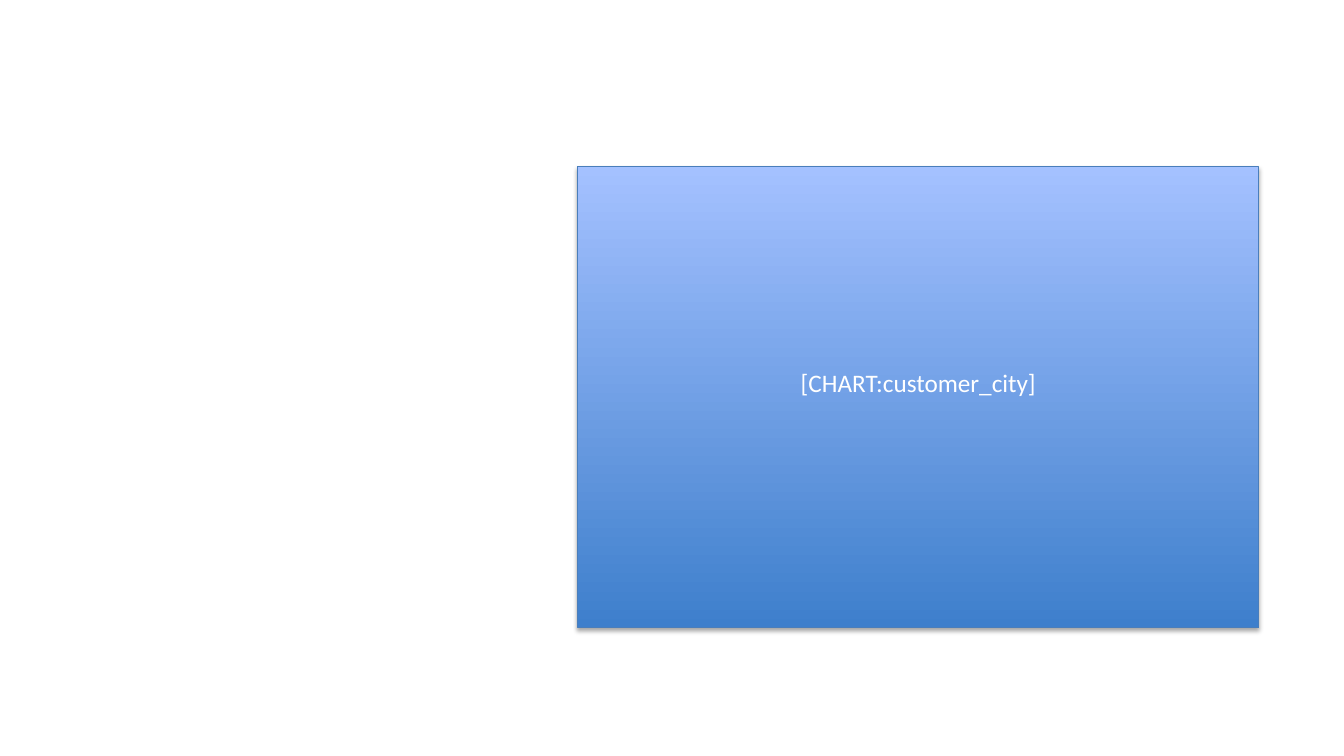
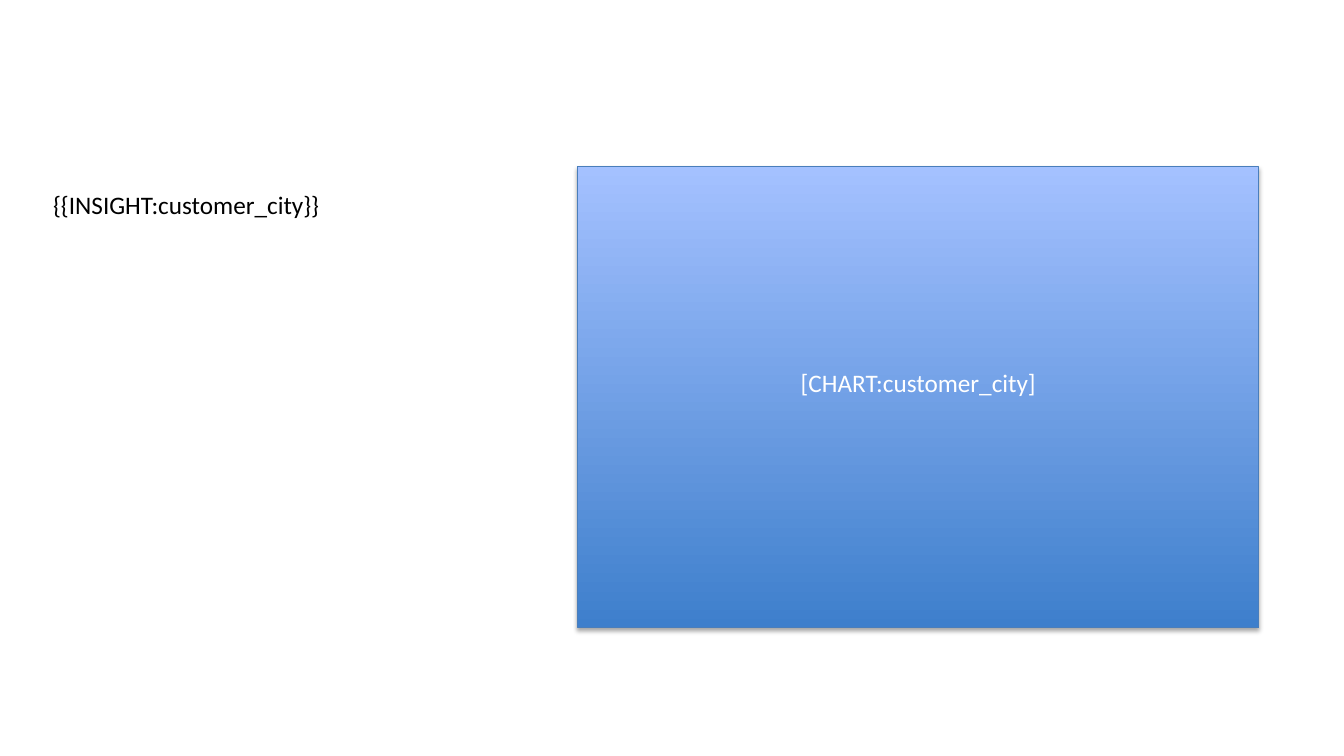
Before and after one commit to lijiahao1996/PPT-Automation, a slide deck: slide 14 of templates/销售分析报告_标准模板.pptx. Drawn at 1344x756 pixels with LibreOffice and Linux fonts; fonts in the diff are those of the drawing. Boxes give left, top, right and bottom in pixels: in the first picture for what was removed or moved away, otherwise in the second. Text is boxed around its words. In the diff, an @@ line names an element or a change of style, - is before the commit and + after.

Commit message:
修复 sales_by_person 命名统一 + data-insight skill 优化

```diff
--- a/templates/销售分析报告_标准模板.pptx
+++ b/templates/销售分析报告_标准模板.pptx
@@ table added at <box>43,186,334,226</box>, 1 rows, 1 columns @@
+{{INSIGHT:customer_city}}
```
Also in this commit, not shown: 5 other slides changed, 11 other files.
